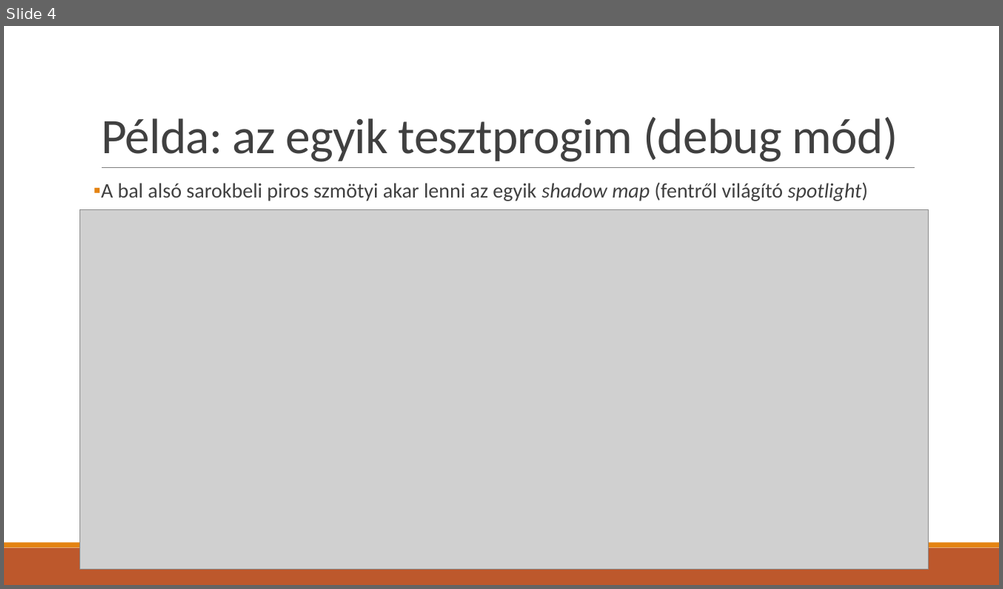
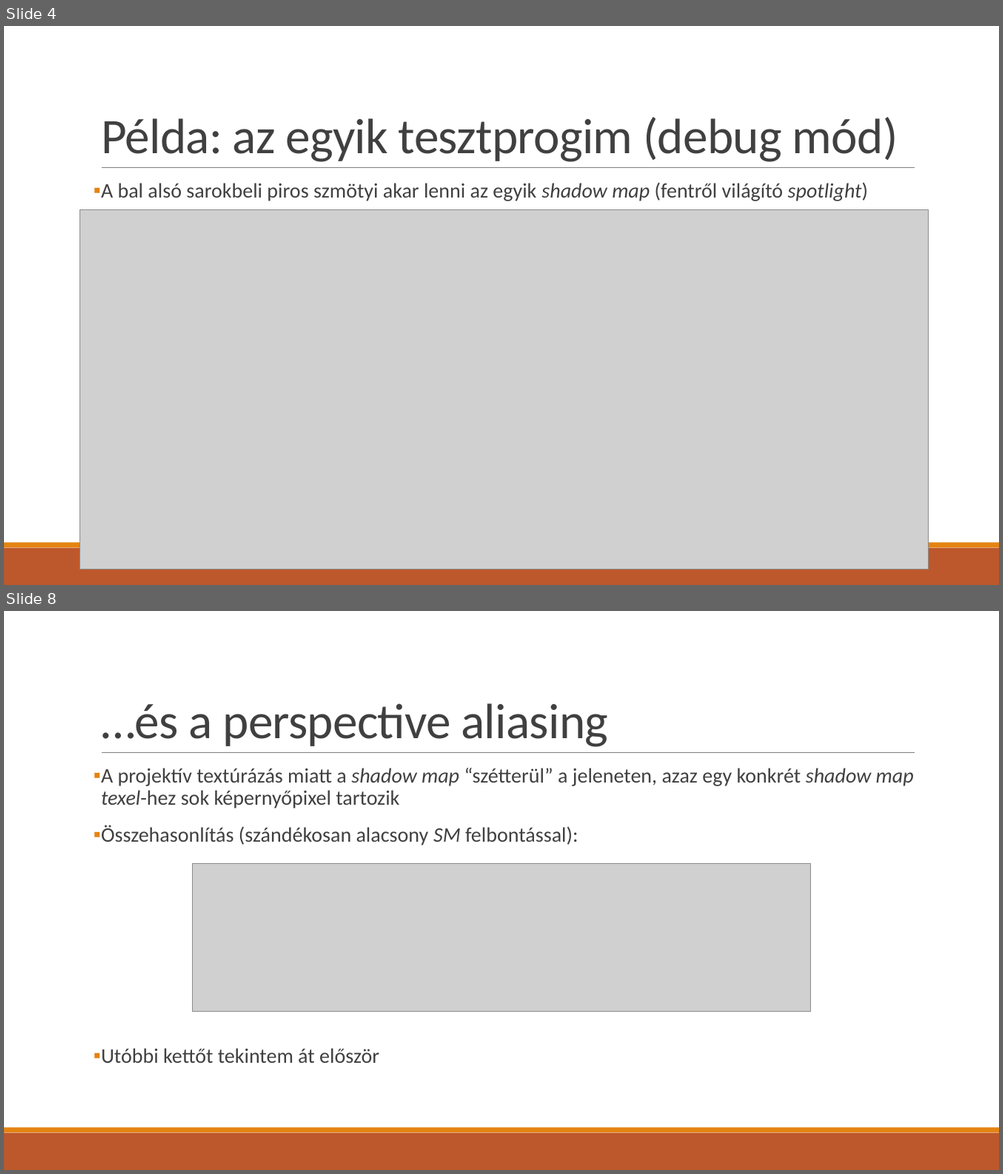
Before and after one commit to asylum2010/Asylum-s-ELTE-Exercises, a slide deck: GFX_EA_02.pptx. Shown one above the other, each under a label of ours: slide 4 before the commit, slides 4 and 8 after it; the slides between them are not shown. The pictures are 1003x589 and 1003x1174 pixels, drawn with LibreOffice and Linux fonts; fonts in the diff are those of the drawing; grey boxes stand for pictures. Boxes give left, top, right and bottom in pixels: in the first picture for what was removed or moved away, otherwise in the second. Text is boxed around its words. In the diff, an @@ line names an element or a change of style, - is before the commit and + after.

Commit message:
shadow mapping prez 2

```diff
--- a/GFX_EA_02.pptx
+++ b/GFX_EA_02.pptx
@@ slide 8 added at box(4, 611, 999, 1170), background #FFFFFF; not listed: 3 template elements that a slide beside it also shows @@
@@ title added at box(101, 703, 609, 747), 48 pt, text #404040 @@
+…és a perspective aliasing
@@ text added at box(101, 768, 913, 1063), 20 pt, text #404040 @@
+▪ A projektív textúrázás miatt a shadow map “szétterül” a jeleneten, azaz egy konkrét shadow map texel-hez sok képernyőpixel tartozik
+▪ Összehasonlítás (szándékosan alacsony SM felbontással):
+▪ Utóbbi kettőt tekintem át először
@@ picture added at box(193, 864, 811, 1011) @@
```
Also in this commit, not shown: 1 slide changed, 5 other slides added, 1 slide removed, 1 other file.
